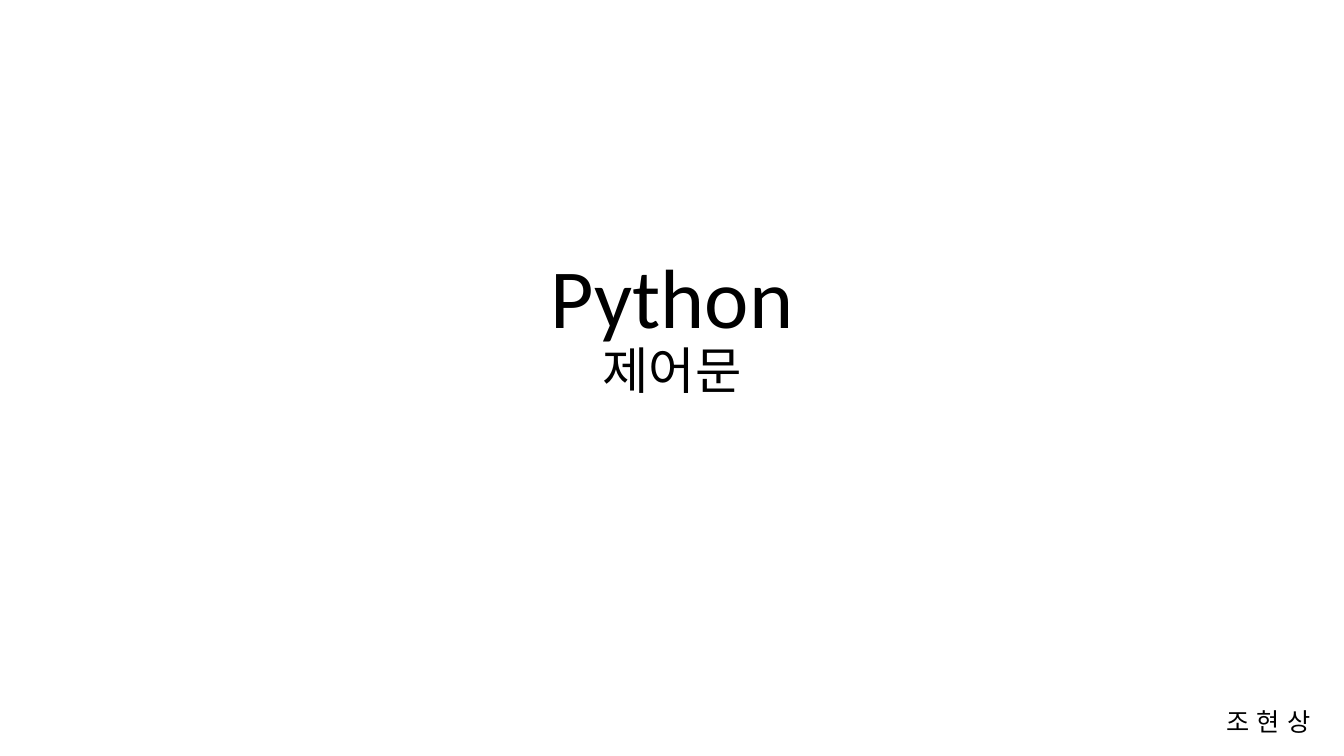
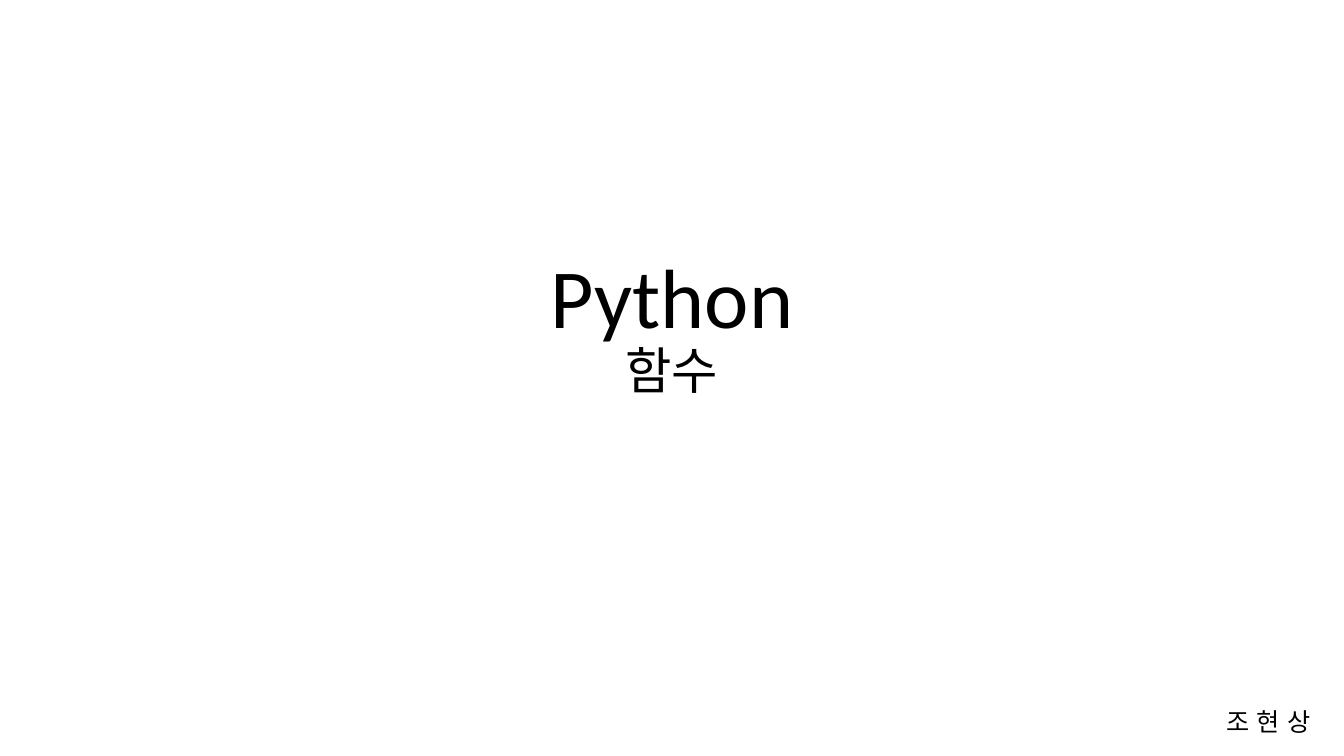
Before and after one commit to Cho-Hyeon-Sang/python, a slide deck: slide 1 of 3_Function/python_함수.pptx. Drawn at 1344x756 pixels with LibreOffice and Linux fonts; fonts in the diff are those of the drawing. Boxes give left, top, right and bottom in pixels: in the first picture for what was removed or moved away, otherwise in the second. Text is boxed around its words. In the diff, an @@ line names an element or a change of style, - is before the commit and + after.

Commit message:
Feat : 함수 ppt 추가

```diff
--- a/3_Function/python_함수.pptx
+++ b/3_Function/python_함수.pptx
@@ title at [550,269,793,393]: text changed @@
-Python
-제어문
+Python
+함수
```
Also in this commit, not shown: 7 slides added, 13 slides removed, 1 other file.
